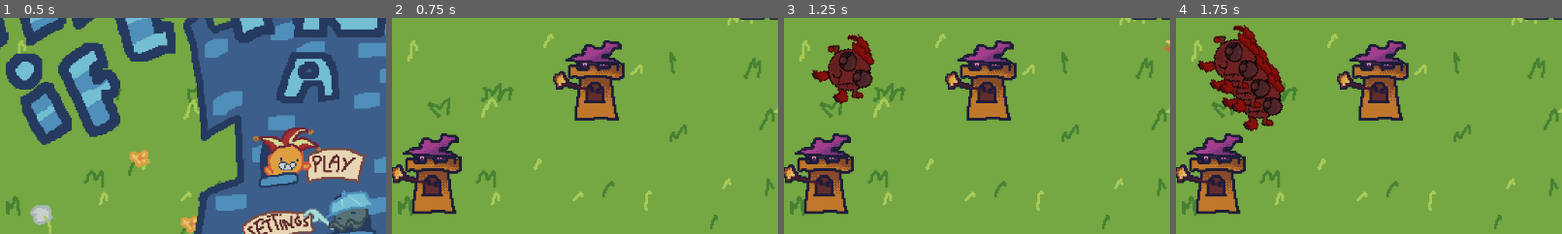
Above: before the commit, frames 1-4 (left to right).
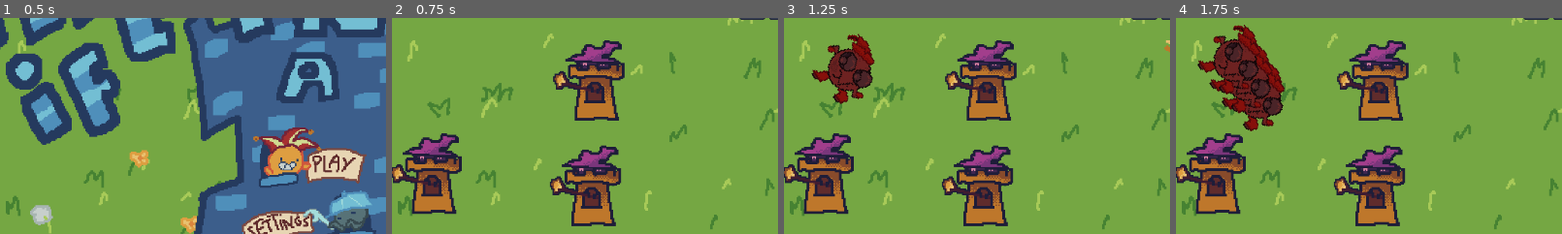
Above: after the commit, the same moments.

Repository: MagnusLucas/BrackeysAugust26
Game: Godot game, scene res://scenes/main_menu.tscn
The game is run twice, just before and just after one commit, with the same random seed, the same clock (stepped at 60 frames per second) and the same inputs. The engine's default icon, where the game draws it, is replaced by a stand-in: a white triangle on a blue panel in a dark square.
Inputs (mouse positions are % of the whole screen's width and height, from its top left):
- Up to frame 1 (0.5 s): no input
- Up to frame 2 (0.75 s): click (50, 48) at 0.5 s
- Up to frame 3 (1.25 s): no input
- Up to frame 4 (1.75 s): move the mouse to (36, 30) at 1.27 s; click (36, 30) at 1.42 s
The pictures show only the part of the screen within x 10-60%, y 15-65%; the shares and areas given below are measured in that part.

Frame 1 is identical in both runs. In frame 2, 4.4% of the frame differs, in the area x 40-60%, y 58-97%; in frame 3, 4.4%; in frame 4, 4.4%.

Commit message:
Fixed tower shooting interval bug

Diff:
--- a/scenes/test_scene.tscn
+++ b/scenes/test_scene.tscn
@@ -75,7 +75,6 @@
 tower_stats = SubResource("Resource_6qxox")
 
 [node name="Tower2" parent="." unique_id=2102954197 instance=ExtResource("4_7ddre")]
-visible = false
 position = Vector2(414, 349)
 tower_stats = SubResource("Resource_s36qc")
 
@@ -171,11 +170,12 @@
 text = "MAIN MENU"
 script = ExtResource("12_gthg3")
 
-[node name="AnimatedSprite2D" type="TextureRect" parent="." unique_id=672893781]
+[node name="TextureRect" type="TextureRect" parent="." unique_id=672893781]
 z_index = -1
 anchors_preset = 15
 anchor_right = 1.0
 anchor_bottom = 1.0
 grow_horizontal = 2
 grow_vertical = 2
+mouse_filter = 2
 texture = ExtResource("11_6qxox")
--- a/scenes/tower/tower.gd
+++ b/scenes/tower/tower.gd
@@ -18,7 +18,7 @@
 func _ready() -> void:
 	attack_range.area_entered.connect(_on_attack_range_area_entered)
 	attack_range.area_exited.connect(_on_attack_range_area_exited)
-	attack_interval_timer.timeout.connect(shoot)
+	attack_interval_timer.timeout.connect(shoot_if_possible)
 
 
 func set_stats(value) -> void:
@@ -33,8 +33,14 @@
 		ready.connect(set_stats.bind(tower_stats))
 
 
+func shoot_if_possible() -> void:
+	if !enemies_in_range.is_empty() and attack_interval_timer.is_stopped():
+		shoot()
+
+
 func shoot(target: Node2D = enemies_in_range[0]) -> void:
 	tower_animated_sprite_2d.attack()
+	attack_interval_timer.start()
 	match tower_stats.attack_shape:
 		TowerStats.AttackShape.BULLET:
 			var direction := target.global_position - bullet_spawner.global_position
@@ -71,33 +77,15 @@
 				_on_enemy_entered_range(area as Enemy)
 		TowerStats.AttackTarget.TOWER:
 			if area is TowerArea2D and area != collision_area:
-				_on_tower_entered_range((area as TowerArea2D).tower)
+				_on_enemy_entered_range((area as TowerArea2D).tower)
 		TowerStats.AttackTarget.BASE:
 			if area is Base:
-				_on_base_entered_range(area as Base)
+				_on_enemy_entered_range(area as Base)
 
 
-func _on_enemy_entered_range(enemy: Enemy) -> void:
-	if enemies_in_range.is_empty():
-		if attack_interval_timer.is_stopped():
-			shoot(enemy)
-			attack_interval_timer.start()
+func _on_enemy_entered_range(enemy: Node2D) -> void:
 	enemies_in_range.append(enemy)
-
-
-func _on_tower_entered_range(tower: Tower) -> void:
-	if enemies_in_range.is_empty():
-		if attack_interval_timer.is_stopped():
-			shoot(tower)
-			attack_interval_timer.start()
-	enemies_in_range.append(tower)
-
-
-func _on_base_entered_range(base: Base) -> void:
-	if attack_interval_timer.is_stopped():
-		shoot(base)
-		attack_interval_timer.start()
-	enemies_in_range.append(base)
+	shoot_if_possible()
 
 
 func _on_attack_range_area_exited(area: Area2D) -> void:
@@ -107,24 +95,11 @@
 				_on_enemy_exited_range(area as Enemy)
 		TowerStats.AttackTarget.TOWER:
 			if area is TowerArea2D:
-				_on_tower_exited_range((area as TowerArea2D).tower)
+				_on_enemy_exited_range((area as TowerArea2D).tower)
 		TowerStats.AttackTarget.BASE:
 			if area is Base:
-				_on_base_exited_range(area as Base)
+				_on_enemy_exited_range(area as Base)
 
 
-func _on_enemy_exited_range(enemy: Enemy) -> void:
+func _on_enemy_exited_range(enemy: Node2D) -> void:
 	enemies_in_range.erase(enemy)
-	if enemies_in_range.is_empty():
-		attack_interval_timer.stop()
-
-
-func _on_tower_exited_range(tower: Tower) -> void:
-	enemies_in_range.erase(tower)
-	if enemies_in_range.is_empty():
-		attack_interval_timer.stop()
-
-
-func _on_base_exited_range(base: Base) -> void:
-	enemies_in_range.erase(base)
-	attack_interval_timer.stop()
--- a/scenes/tower/tower.tscn
+++ b/scenes/tower/tower.tscn
@@ -199,6 +199,7 @@
 metadata/_custom_type_script = "uid://br4k1mhulpog1"
 
 [node name="AttackIntervalTimer" type="Timer" parent="." unique_id=1034118862]
+one_shot = true
 
 [node name="BulletSpawner" type="Node2D" parent="." unique_id=1072665542]
 
